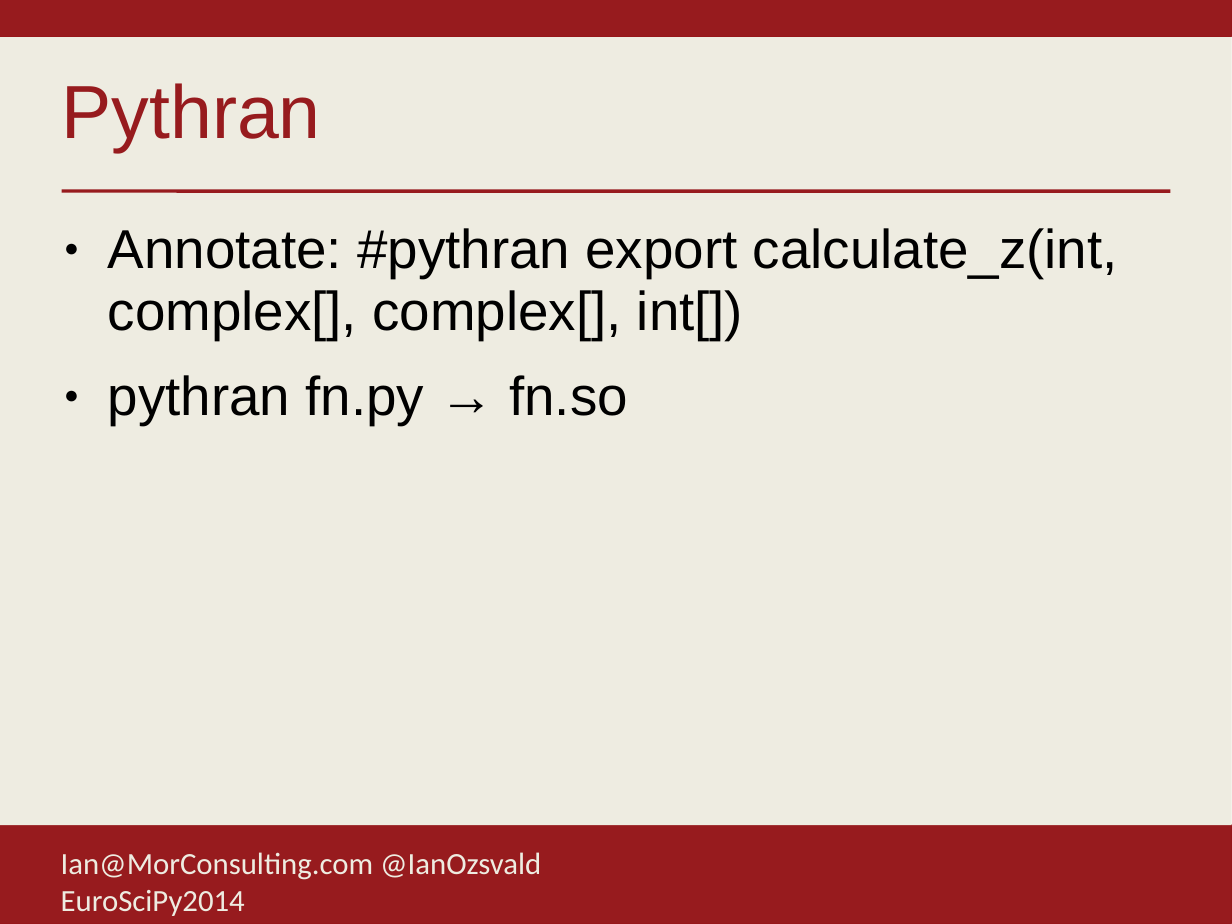
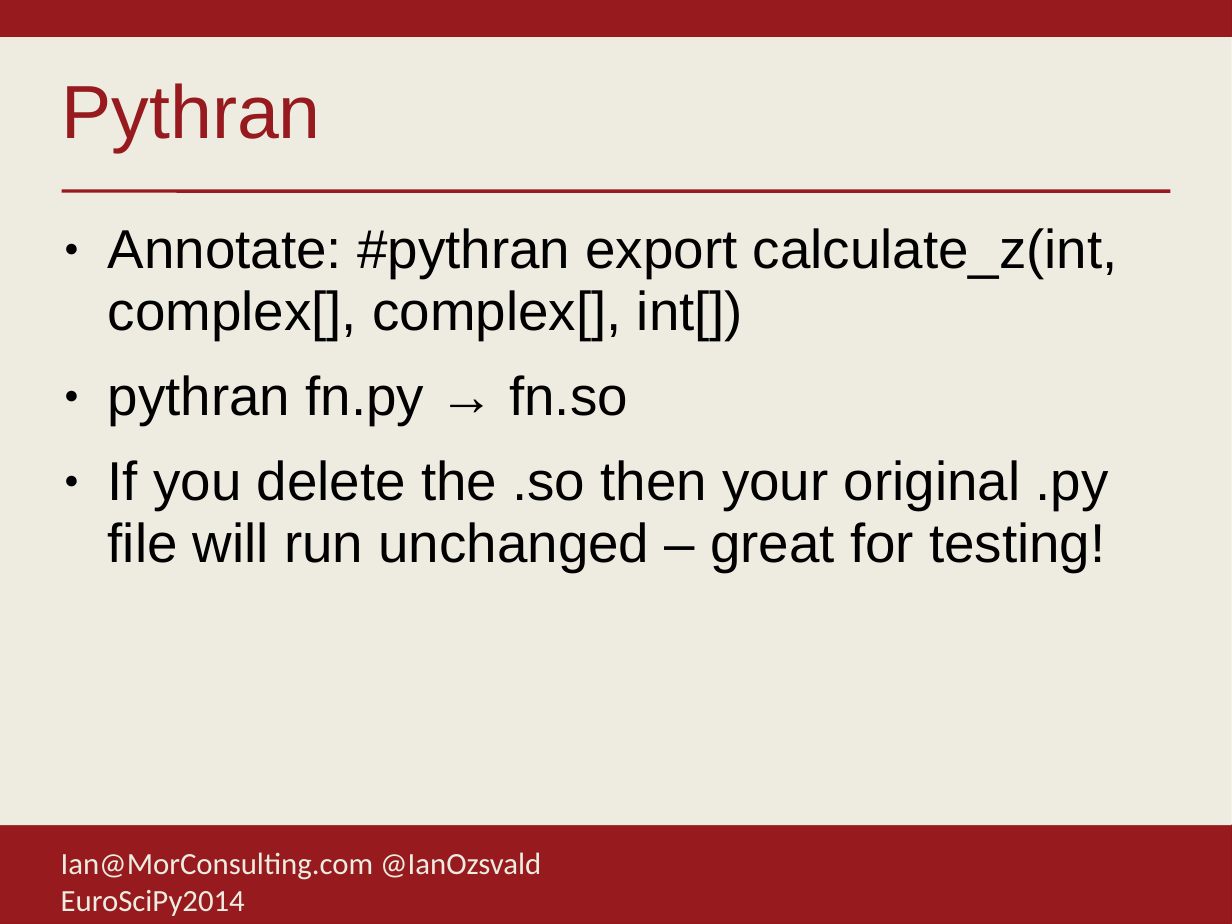
Before and after one commit to ianozsvald/euroscipy2014_highperformancepython, a slide deck: slide 51 of euroscipy2014_highperformancepython.odp. Drawn at 1232x924 pixels with LibreOffice and Linux fonts; fonts in the diff are those of the drawing; background and template pictures are left out. Boxes give left, top, right and bottom in pixels: in the first picture for what was removed or moved away, otherwise in the second. Text is boxed around its words. In the diff, an @@ line names an element or a change of style, - is before the commit and + after.

```diff
--- a/euroscipy2014_highperformancepython.odp
+++ b/euroscipy2014_highperformancepython.odp
@@ text at box(108, 460, 1108, 572): paragraph added @@
+● If you delete the .so then your original .py file will run unchanged – great for testing!
```
Also in this commit, not shown: 2 other slides changed, 1 slide added, 1 other file.
